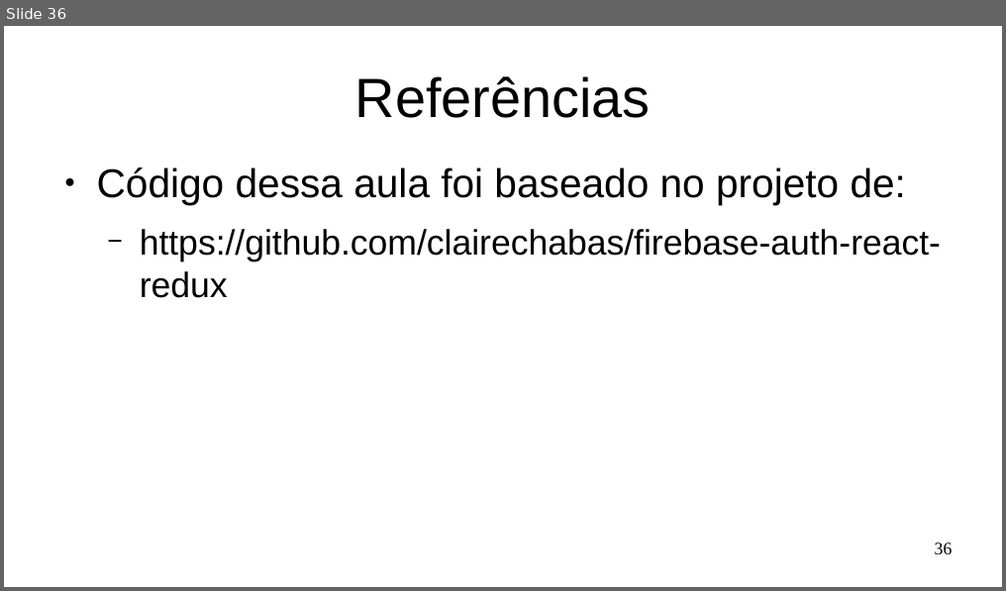
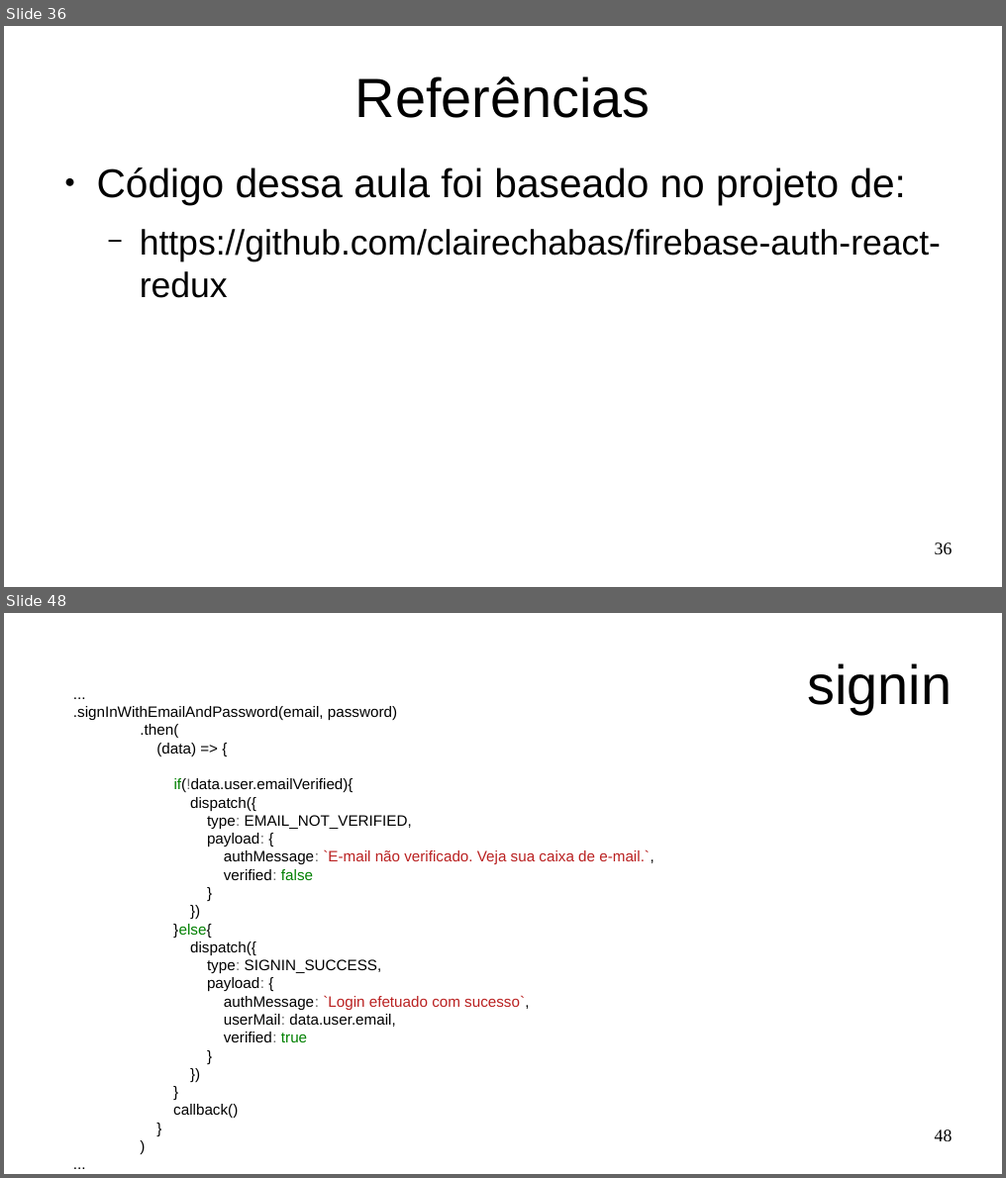
Before and after one commit to Marques-Dev/WEB_2020-1, a slide deck: SLIDES/aula09-redux-firebase-auth.odp. Shown one above the other, each under a label of ours: slide 36 before the commit, slides 36 and 48 after it; the slides between them are not shown. The pictures are 1006x591 and 1006x1178 pixels, drawn with LibreOffice and Linux fonts; fonts in the diff are those of the drawing. Boxes give left, top, right and bottom in pixels: in the first picture for what was removed or moved away, otherwise in the second. Text is boxed around its words. In the diff, an @@ line names an element or a change of style, - is before the commit and + after.

```diff
--- a/SLIDES/aula09-redux-firebase-auth.odp
+++ b/SLIDES/aula09-redux-firebase-auth.odp
@@ slide 48 added at bbox=[4, 613, 1002, 1174], background #FFFFFF @@
@@ title added at bbox=[807, 663, 951, 714], 44 pt, text #000000 @@
+signin
@@ text added at bbox=[73, 706, 654, 1118], 12 pt, text #000000 @@
+...
+.signInWithEmailAndPassword(email, password)
+.then(
+(data) => {
+if(!data.user.emailVerified){
+dispatch({
+type: EMAIL_NOT_VERIFIED,
+payload: {
+authMessage: `E-mail não verificado. Veja sua caixa de e-mail.`,
+verified: false
+}
+})
+}else{
+dispatch({
+type: SIGNIN_SUCCESS,
+payload: {
+authMessage: `Login efetuado com sucesso`,
+userMail: data.user.email,
+verified: true
+}
+})
+}
+callback()
+}
+)
+...
@@ page number added at bbox=[935, 1130, 952, 1142], 14 pt, text #000000 @@
+48
```
Also in this commit, not shown: 13 other slides added, 1 other file.
